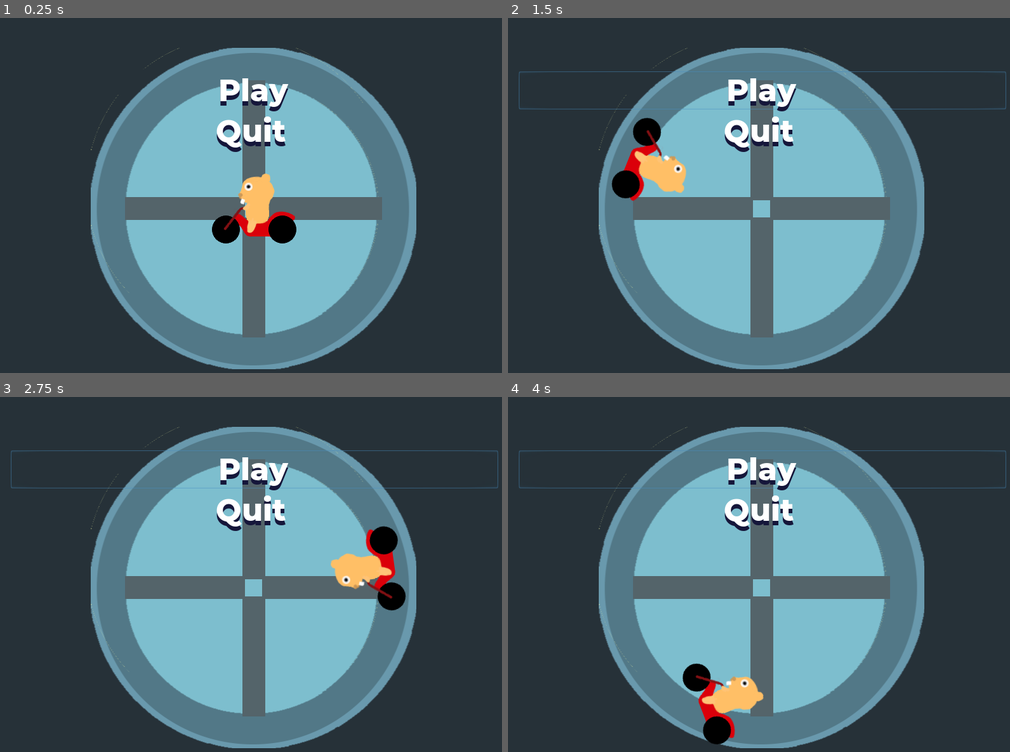
Above: before the commit, frames 1-4 (two rows, left to right).
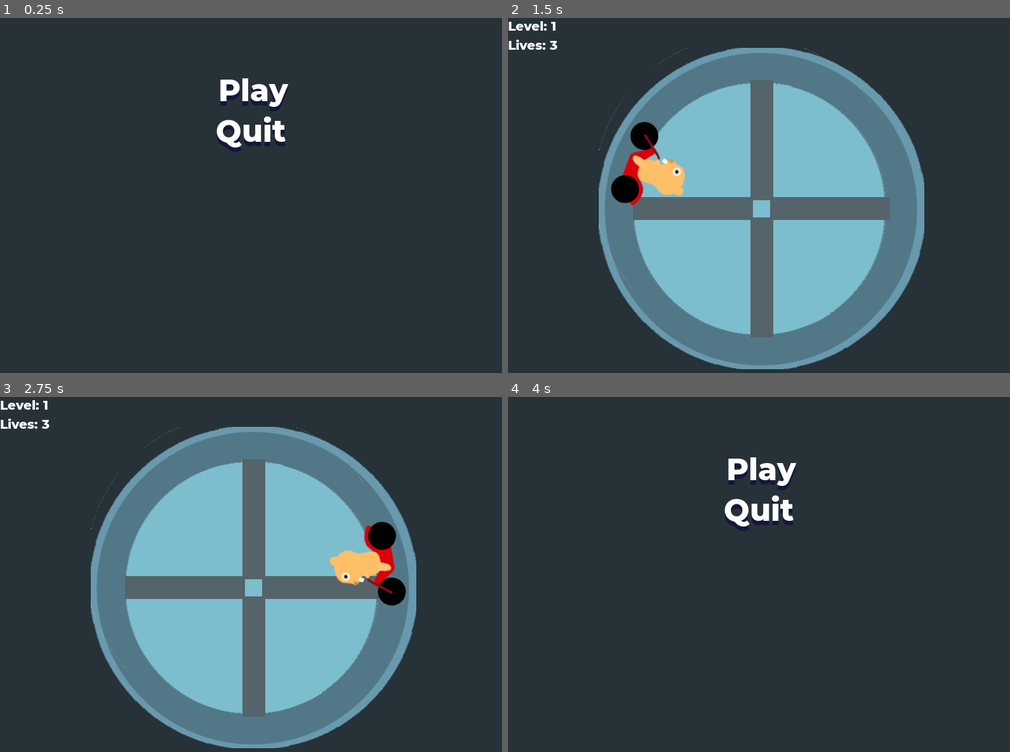
Above: after the commit, the same moments.

Repository: NHohl/LudumDare47-Hamster
Game: Godot game, scene res://Scenes/TitleScreen.tscn
Two runs of this game, one before a commit and one after it. Both use one fixed random seed, a clock stepped at 60 frames per second and the inputs below. Before the commit the project starts from res://Scenes/Main.tscn. Sound files missing from this copy of the repository are replaced by a short silence.
Inputs (mouse positions are in pixels of both pictures, inside the frame that each line leads up to):
- Up to frame 1 (0.25 s): no input
- Up to frame 2 (1.5 s): click "Play" at 0.5 s; click (764, 89) at 1.25 s, where only the run before the commit has a clickable "Play"
- Up to frame 3 (2.75 s): click (256, 468) at 2 s, where only the run before the commit has a clickable "Play"
- Up to frame 4 (4 s): hold A (hit) 2.78-3.53 s; tap Q (next_level) at 3.05, 3.6 s; tap A (hit) at 3.8 s

The runs differ from the first frame. In frame 1, 46% of the frame differs, in the area x 18-83%, y 8-99%; in frame 2, 2.9%; in frame 3, 2.9%; in frame 4, 46%, in the area x 2-100%, y 8-99%.
Error before the commit: Invalid get index '2' (on base: 'Array'). (res://GameManager.gd:56)

Commit message:
Levels and lives labels working

Diff:
--- a/Conductor.gd
+++ b/Conductor.gd
@@ -22,6 +22,8 @@
 func _ready():
 	sec_per_beat = 60.0 / bpm
 	set_stream(Global.fases[Global.FASE]["musica"])
+	play()
+	get_node("../Wheel/RotationController").is_alive = true
 
 func reset():
 	set_stream(Global.fases[Global.FASE]["musica"])
--- a/GameManager.gd
+++ b/GameManager.gd
@@ -16,7 +16,6 @@
 func _ready():
 #	var hamster = preload("res://Scenes/RotationController.tscn").instance()
 #	get_node("../Wheel").add_child(hamster)
-
 	bars.append(get_node("../Wheel/Barra1"))
 	bars.append(get_node("../Wheel/Barra2"))
 	bars.append(get_node("../Wheel/Barra3"))
@@ -28,11 +27,12 @@
 #	print("contador do gamemanager = ",contador)
 	if position+2 in must_hit:
 #		print("acender agora")
-		bars[(position+1)%4].activate() #essa linha tá mandando a barra 4 mudar de cor e está funcionando, mas preciso escolher qual barra vai mudar
-	pass
+		bars[(position+3)%4].activate() #essa linha tá mandando a barra 4 mudar de cor e está funcionando, mas preciso escolher qual barra vai mudar
+	if position >= Global.fases[Global.FASE]["song_duration"] and Global.LIVES >0:
+		next_level()
 
 func _process(delta):
-	if Global.LIVES < 0:
+	if Global.LIVES <= 0:
 		game_over()
 	if Input.is_action_just_pressed("next_level"):
 		next_level()
@@ -42,19 +42,14 @@
 	get_node("../Conductor").stop()
 	get_node("../Wheel/RotationController").is_alive = false
 
-func start_game():
-	get_node("../Conductor").play()
-	get_node("../Wheel/RotationController").is_alive = true
 
-
-func _on_TitleScreen_start_game():
-	start_game()
 
 func next_level():
 	Global.FASE+=1
 	print("FASE = ", Global.FASE)
-	must_hit = Global.fases[Global.FASE]["batidas"]
-	bpm = Global.fases[Global.FASE]["bpm"]
-	get_node("../Wheel/RotationController").reset_hamster()
-	get_node("../Conductor").reset()
-	get_node("../Conductor").play()
+	if Global.FASE < len(Global.fases):
+		get_node("../Interface").update_level()
+		get_tree().change_scene("res://Scenes/Main.tscn")
+	else:
+		Global.FASE = 0
+		get_tree().change_scene("res://Scenes/TitleScreen.tscn")
--- a/RotationController.gd
+++ b/RotationController.gd
@@ -12,7 +12,7 @@
 # Called when the node enters the scene tree for the first time.
 func _ready():
 	find_hamster()
-	sprite = hamster[Global.FASE].get_child(1)
+	sprite = hamster[0].get_child(1)
 
 func _physics_process(delta):
 	if is_alive:
@@ -29,7 +29,7 @@
 			var new_position = Vector2()
 			new_position.x = cos(orbit_angle_offset) * radius.x
 			new_position.y = sin(orbit_angle_offset) * radius.y
-			hamster[Global.FASE].position = new_position
+			hamster[0].position = new_position
 
 func find_hamster():
 	hamster = []
--- a/Scenes/Barra.gd
+++ b/Scenes/Barra.gd
@@ -28,6 +28,7 @@
 			$Sprite.self_modulate = Color(1, 1, 1)
 			if Global.LIVES < 3:
 				Global.LIVES += 1
+				get_node("../../Interface").update_lives()
 				print("Lives = ", Global.LIVES)
 
 func check_hit():
@@ -40,6 +41,7 @@
 	$Sprite.self_modulate = Color(1, 0, 0)
 	$Timer.start()
 	Global.LIVES -=1
+	get_node("../../Interface").update_lives()
 	print("Lives = ", Global.LIVES)
 
 
--- a/Scenes/Global.gd
+++ b/Scenes/Global.gd
@@ -1,21 +1,23 @@
 extends Node2D
 
 export var ROTATION_DURATION = 3
-export var LIVES = 100
+export var LIVES = 3
 var FASE = 0
 var fases = [
 	{
-		"batidas":[2, 4,6, 8, 10],
+		"batidas":[2,4,6, 8, 10],
 		"bpm":80,
 		"rotation_duration":3.0,
-		"musica":load("res://Music/vai tomar no cu porra 3 segundo meu pinto.ogg")
+		"musica":load("res://Music/vai tomar no cu porra 3 segundo meu pinto.ogg"),
+		"song_duration":10
 	},
 	{
 #		"batidas":[3, 6, 9,12, 13, 14, 15, 18, 19],
 		"batidas":range(1,50),
 		"bpm":100,
-		"rotation_duration":2.6,
-		"musica":load("res://Music/batidas 100 bpm.ogg")
+		"rotation_duration":2.4,
+		"musica":load("res://Music/batidas 100 bpm.ogg"),
+		"song_duration":10
 	}
 ]
 
--- /dev/null
+++ b/Scenes/Interface.gd
@@ -0,0 +1,13 @@
+extends Control
+
+
+# Called when the node enters the scene tree for the first time.
+func _ready():
+	update_lives()
+	update_level()
+
+func update_lives():
+	get_node("VBoxContainer/LivesLabel").text = "Lives: " + str(Global.LIVES)
+
+func update_level():
+	get_node("VBoxContainer/LevelLabel").text = "Level: " + str(Global.FASE+1)
--- /dev/null
+++ b/Scenes/Interface.tscn
@@ -0,0 +1,36 @@
+[gd_scene load_steps=4 format=2]
+
+[ext_resource path="res://Montserrat-ExtraBold.ttf" type="DynamicFontData" id=1]
+[ext_resource path="res://Scenes/Interface.gd" type="Script" id=2]
+
+[sub_resource type="DynamicFont" id=1]
+size = 20
+font_data = ExtResource( 1 )
+
+[node name="Interface" type="Control"]
+anchor_right = 1.0
+anchor_bottom = 1.0
+script = ExtResource( 2 )
+__meta__ = {
+"_edit_use_anchors_": false
+}
+
+[node name="VBoxContainer" type="VBoxContainer" parent="."]
+margin_right = 800.0
+margin_bottom = 60.0
+__meta__ = {
+"_edit_use_anchors_": false
+}
+
+[node name="LevelLabel" type="Label" parent="VBoxContainer"]
+margin_right = 800.0
+margin_bottom = 26.0
+custom_fonts/font = SubResource( 1 )
+text = "Level:"
+
+[node name="LivesLabel" type="Label" parent="VBoxContainer"]
+margin_top = 30.0
+margin_right = 800.0
+margin_bottom = 56.0
+custom_fonts/font = SubResource( 1 )
+text = "Lives: "
--- a/Scenes/Main.tscn
+++ b/Scenes/Main.tscn
@@ -7,7 +7,7 @@
 [ext_resource path="res://Scenes/GameManager.tscn" type="PackedScene" id=5]
 [ext_resource path="res://Scenes/Conductor.tscn" type="PackedScene" id=6]
 [ext_resource path="res://Music/vai tomar no cu porra 3 segundo meu pinto.ogg" type="AudioStream" id=7]
-[ext_resource path="res://Scenes/TitleScreen.tscn" type="PackedScene" id=8]
+[ext_resource path="res://Scenes/Interface.tscn" type="PackedScene" id=8]
 
 [node name="Main" type="Node2D"]
 
@@ -42,7 +42,6 @@
 stream = ExtResource( 7 )
 volume_db = -29.309
 
-[node name="TitleScreen" parent="." instance=ExtResource( 8 )]
+[node name="Interface" parent="." instance=ExtResource( 8 )]
 [connection signal="body_exited" from="Wheel/Barra4" to="Wheel/Barra4" method="_on_Barra4_body_exited"]
 [connection signal="beat" from="Conductor" to="GameManager" method="_on_Conductor_beat"]
-[connection signal="start_game" from="TitleScreen" to="GameManager" method="_on_TitleScreen_start_game"]
--- a/Scenes/TitleScreen.gd
+++ b/Scenes/TitleScreen.gd
@@ -15,7 +15,7 @@
 
 
 func _on_PlayButton_pressed():
-	emit_signal("start_game")
+	get_tree().change_scene("res://Scenes/Main.tscn")
 
 
 func _on_QuitButton_pressed():
--- a/project.godot
+++ b/project.godot
@@ -16,7 +16,7 @@
 [application]
 
 config/name="LudumDare47"
-run/main_scene="res://Scenes/Main.tscn"
+run/main_scene="res://Scenes/TitleScreen.tscn"
 config/icon="res://icon.png"
 
 [autoload]
